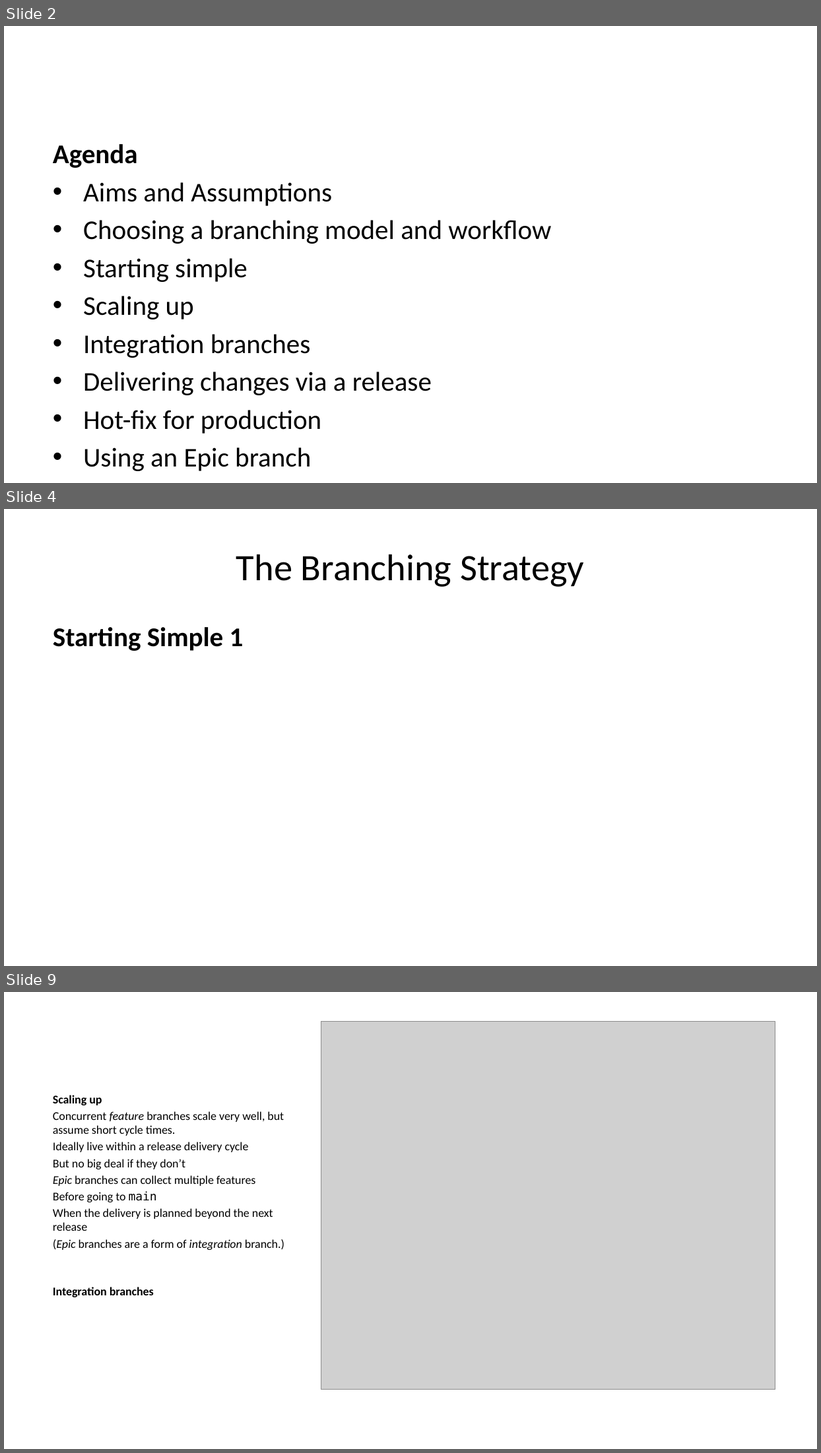
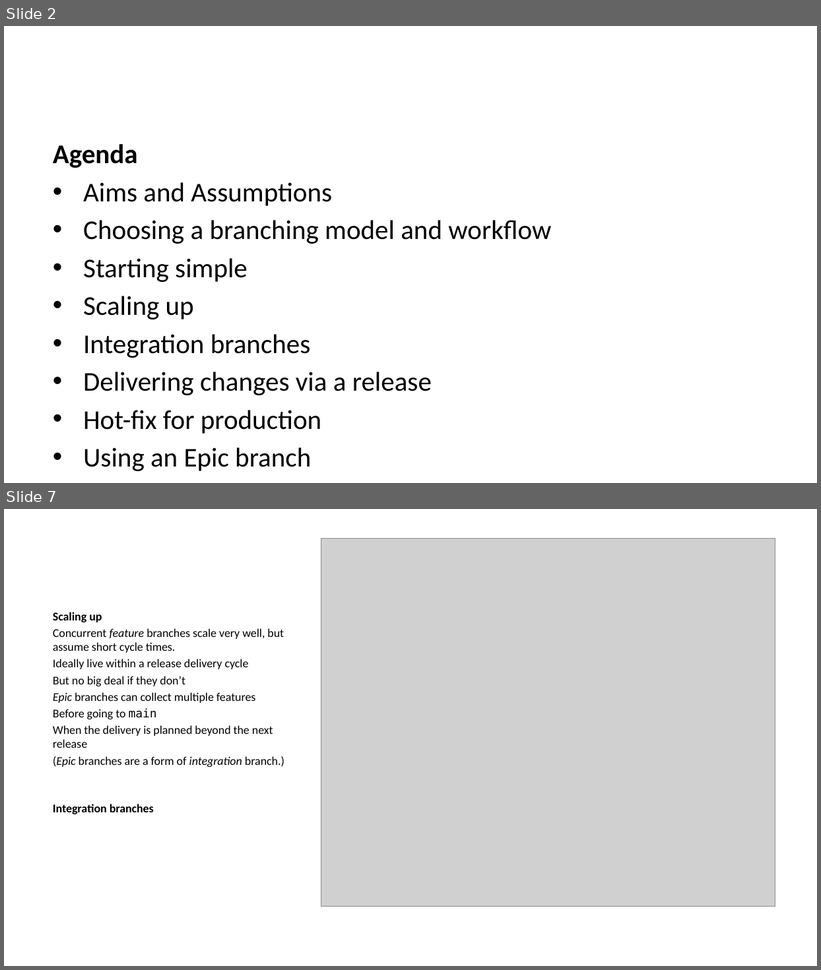
Before and after one commit to ijmitch/ukgse-2024-devops-git, a slide deck: docs/p1.pptx. Shown one above the other, each under a label of ours: slides 2, 4 and 9 before the commit, slides 2 and 7 after it; the slides between them are not shown. The pictures are 821x1453 and 821x970 pixels, drawn with LibreOffice and Linux fonts; fonts in the diff are those of the drawing; grey boxes stand for pictures. Boxes give left, top, right and bottom in pixels: in the first picture for what was removed or moved away, otherwise in the second. Text is boxed around its words. In the diff, an @@ line names an element or a change of style, - is before the commit and + after.

```diff
--- a/docs/p1.pptx
+++ b/docs/p1.pptx
@@ slide 4 removed at (4,509,817,966), background #FFFFFF @@
@@ title removed at (236,554,584,587) @@
-The Branching Strategy
@@ text removed at (53,627,244,651) @@
-Starting Simple 1
@@ what was slide 9 is now slide 7 @@
```
Also in this commit, not shown: 3 slides changed, 1 slide added, 2 other slides removed, 5 other files.
